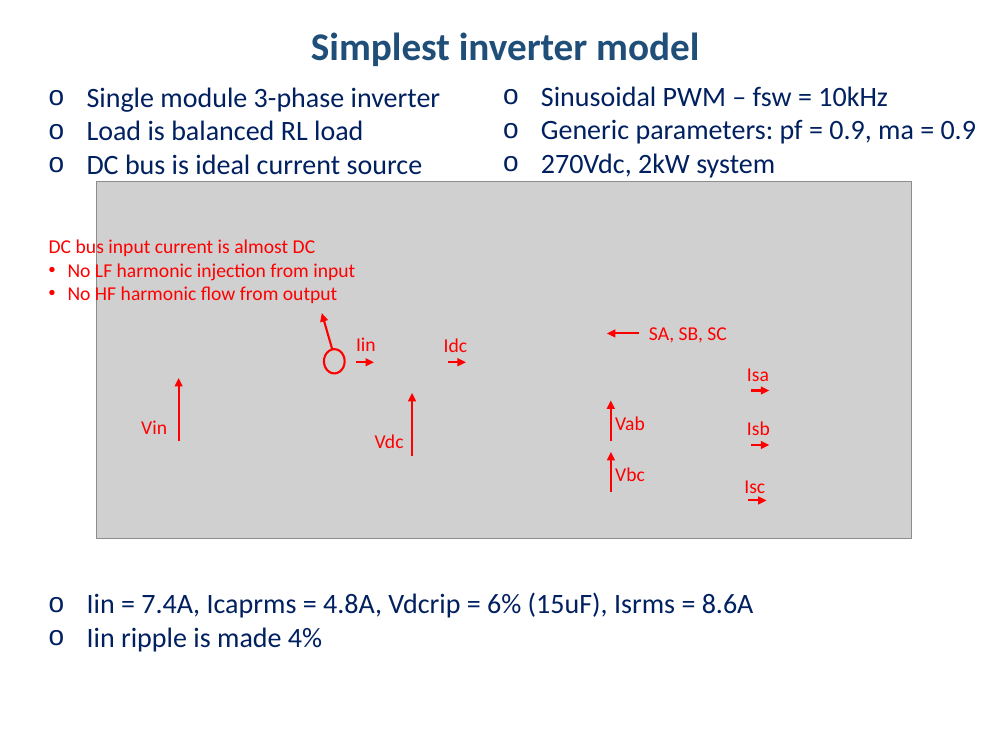
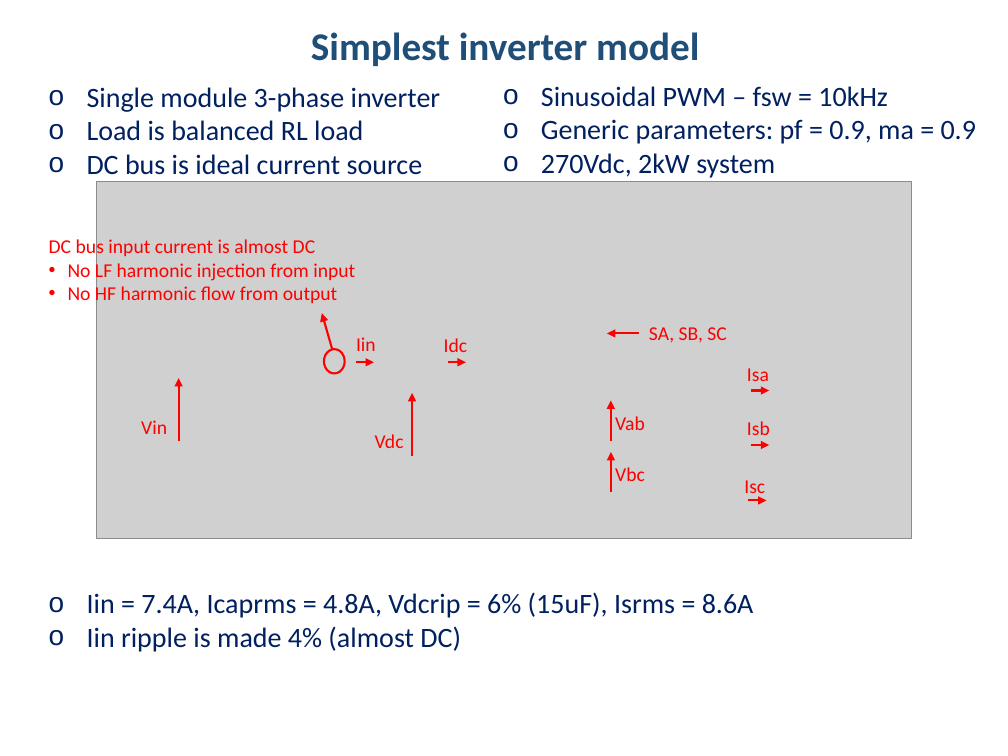
Before and after one commit to hakanpolat/IMMD, a slide deck: slide 3 of Simulation/dcbusmodelwrapup/immd_dcbusmodelwrapup.pptx. Drawn at 1008x756 pixels with LibreOffice and Linux fonts; fonts in the diff are those of the drawing; grey boxes stand for pictures. Boxes give left, top, right and bottom in pixels: in the first picture for what was removed or moved away, otherwise in the second. Text is boxed around its words. In the diff, an @@ line names an element or a change of style, - is before the commit and + after.

```diff
--- a/Simulation/dcbusmodelwrapup/immd_dcbusmodelwrapup.pptx
+++ b/Simulation/dcbusmodelwrapup/immd_dcbusmodelwrapup.pptx
@@ text at [87, 626, 461, 652]: text changed @@
-o Iin ripple is made 4%
+o Iin ripple is made 4% (almost DC)
```
Also in this commit, not shown: 2 other slides changed, 6 slides added, 1 slide removed, 4 other files.
